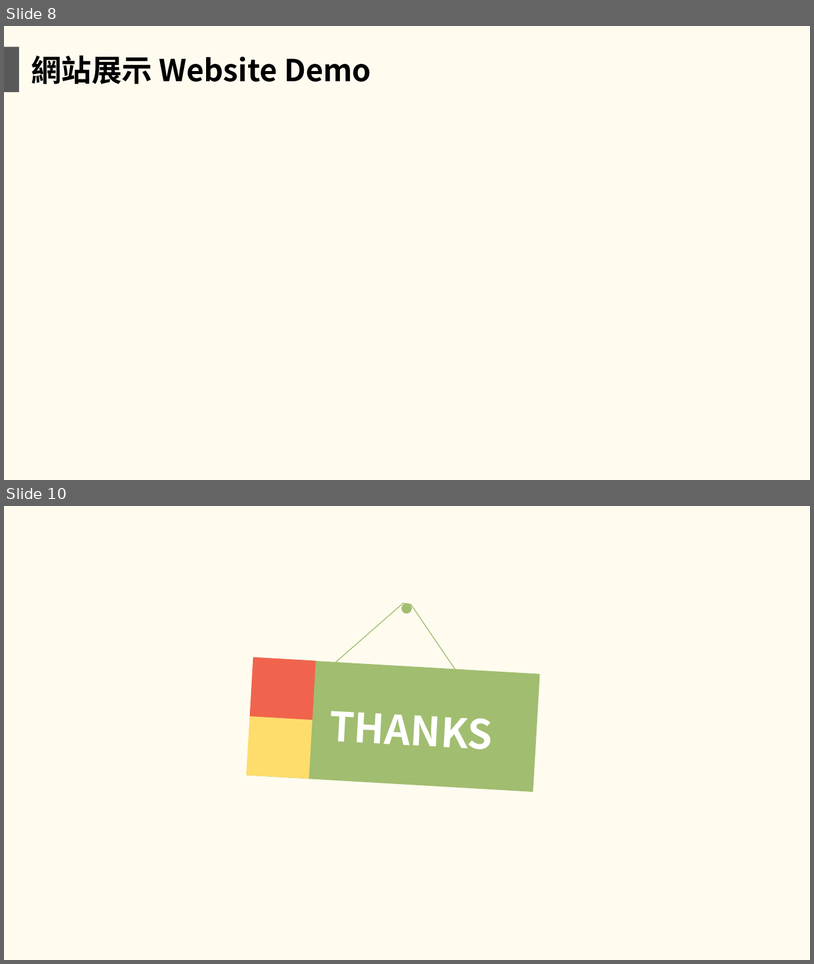
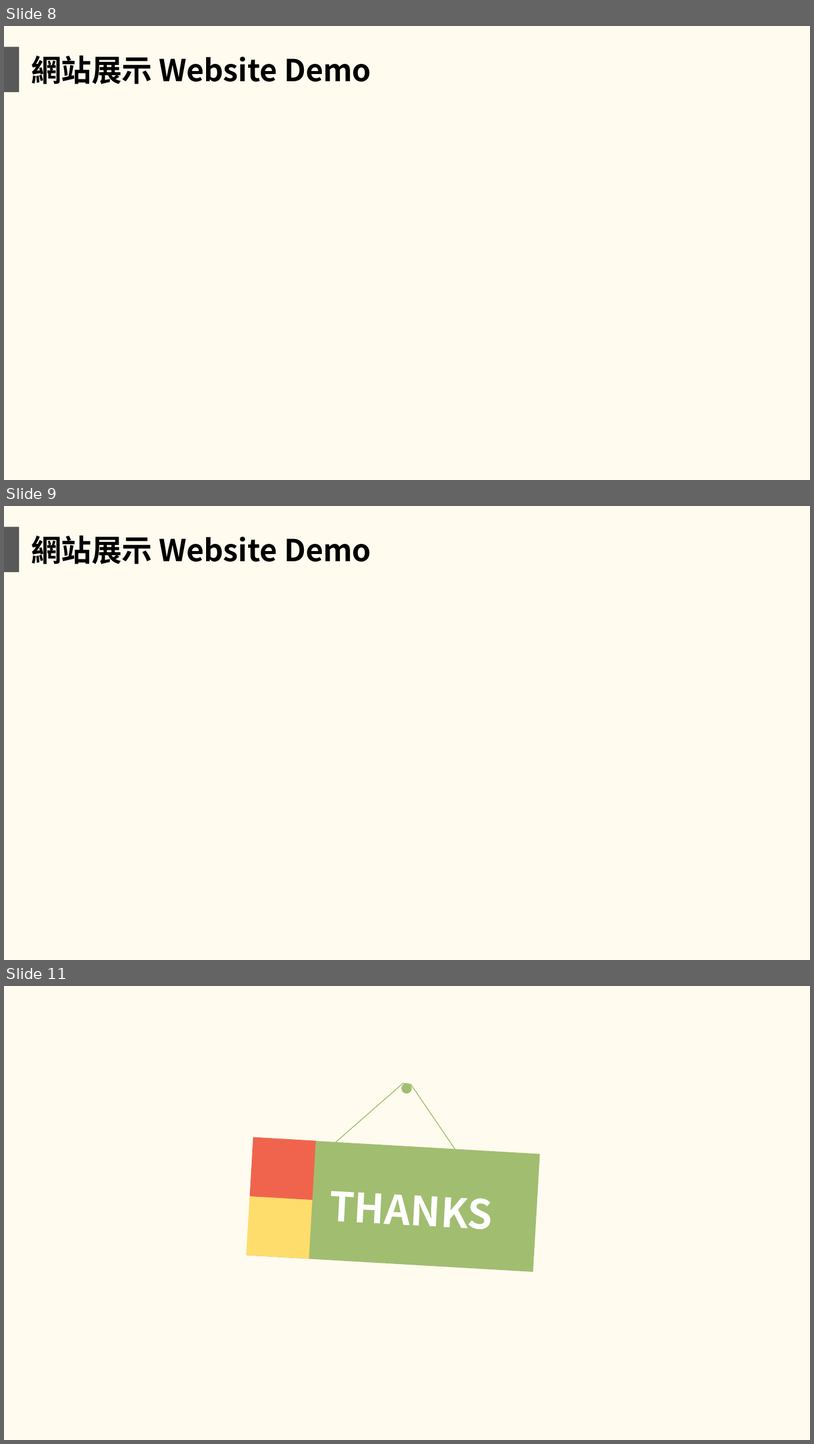
Before and after one commit to NTUST/108-team12, a slide deck: 網頁製作期末報告_team12.pptx. Shown one above the other, each under a label of ours: slides 8 and 10 before the commit, slides 8, 9 and 11 after it; the slides between them are not shown. The pictures are 814x964 and 814x1444 pixels, drawn with LibreOffice and Linux fonts; fonts in the diff are those of the drawing. Boxes give left, top, right and bottom in pixels: in the first picture for what was removed or moved away, otherwise in the second. Text is boxed around its words. In the diff, an @@ line names an element or a change of style, - is before the commit and + after.

```diff
--- a/網頁製作期末報告_team12.pptx
+++ b/網頁製作期末報告_team12.pptx
@@ slide 9 added at (4, 506, 810, 960), background #FFFBEF @@
@@ rectangle added at (4, 526, 19, 572), fill #595959 @@
@@ text added at (31, 535, 371, 564), 36 pt, text #000000, bold @@
+網站展示 Website Demo
@@ what was slide 10 is now slide 11 @@
```
Also in this commit, not shown: 2 slides changed.
